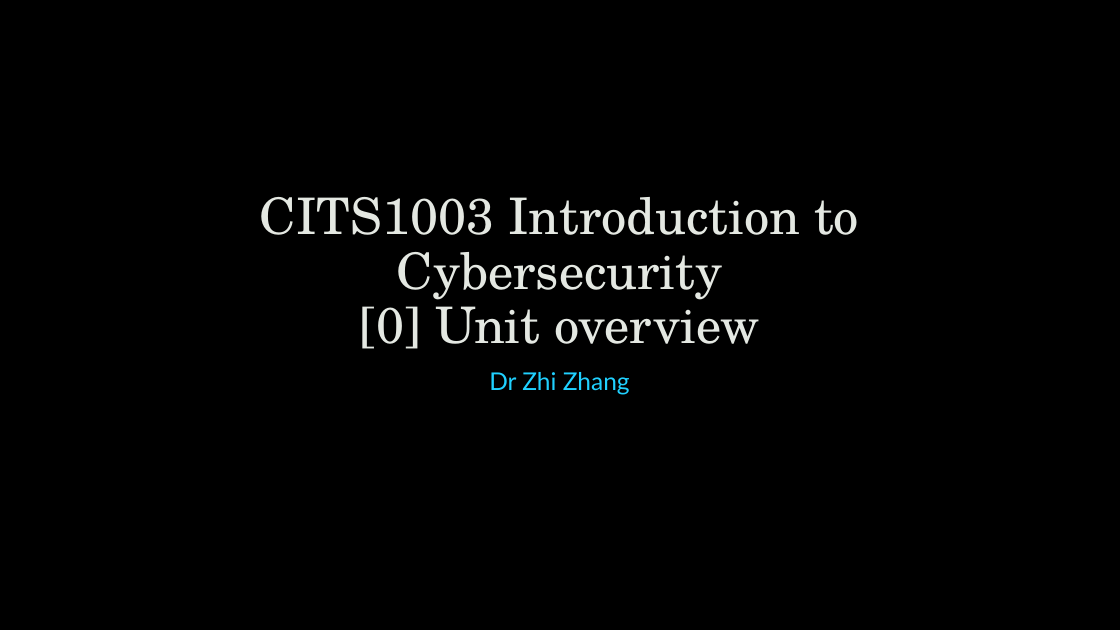
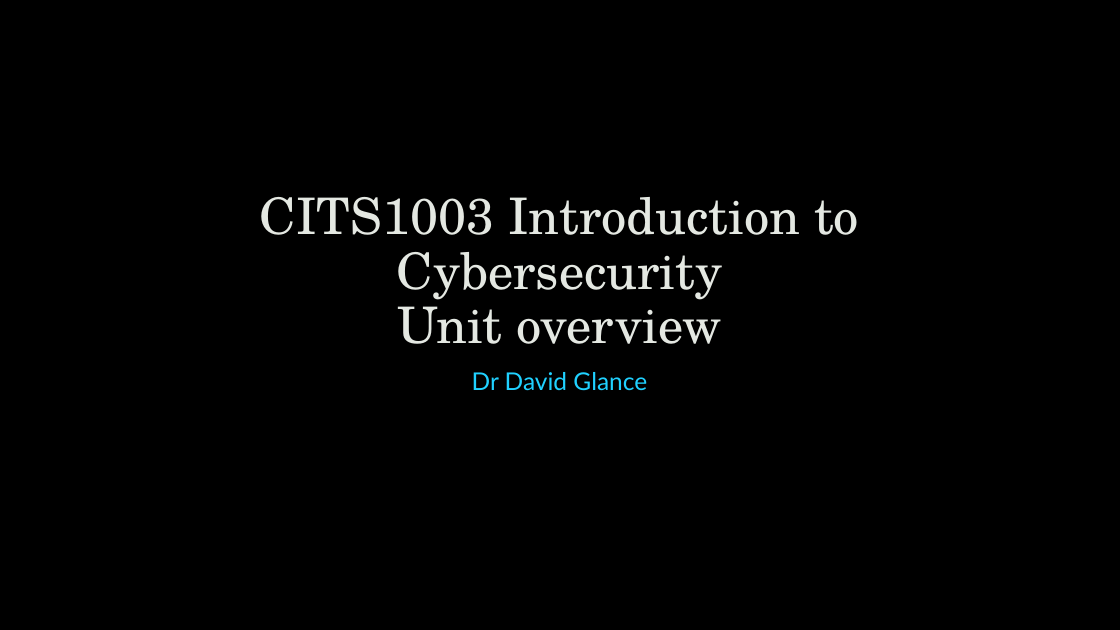
Before and after one commit to uwacyber/cits1003, a slide deck: slide 1 of cits1003-lecture_slides/CITS1003-0 Overview.pptx. Drawn at 1120x630 pixels with LibreOffice and Linux fonts; fonts in the diff are those of the drawing; background and template pictures are left out. Boxes give left, top, right and bottom in pixels: in the first picture for what was removed or moved away, otherwise in the second. Text is boxed around its words. In the diff, an @@ line names an element or a change of style, - is before the commit and + after.

Commit message:
Updated overview and intro

```diff
--- a/cits1003-lecture_slides/CITS1003-0 Overview.pptx
+++ b/cits1003-lecture_slides/CITS1003-0 Overview.pptx
@@ title at (260, 197, 859, 344): text changed @@
-CITS1003 Introduction to Cybersecurity
-[0] Unit overview
+CITS1003 Introduction to Cybersecurity
+Unit overview
@@ subtitle at (472, 372, 647, 391): text changed @@
-Dr Zhi Zhang
+Dr David Glance
```
Also in this commit, not shown: 5 other slides changed, 1 slide added, 25 slides removed, 3 other files.
